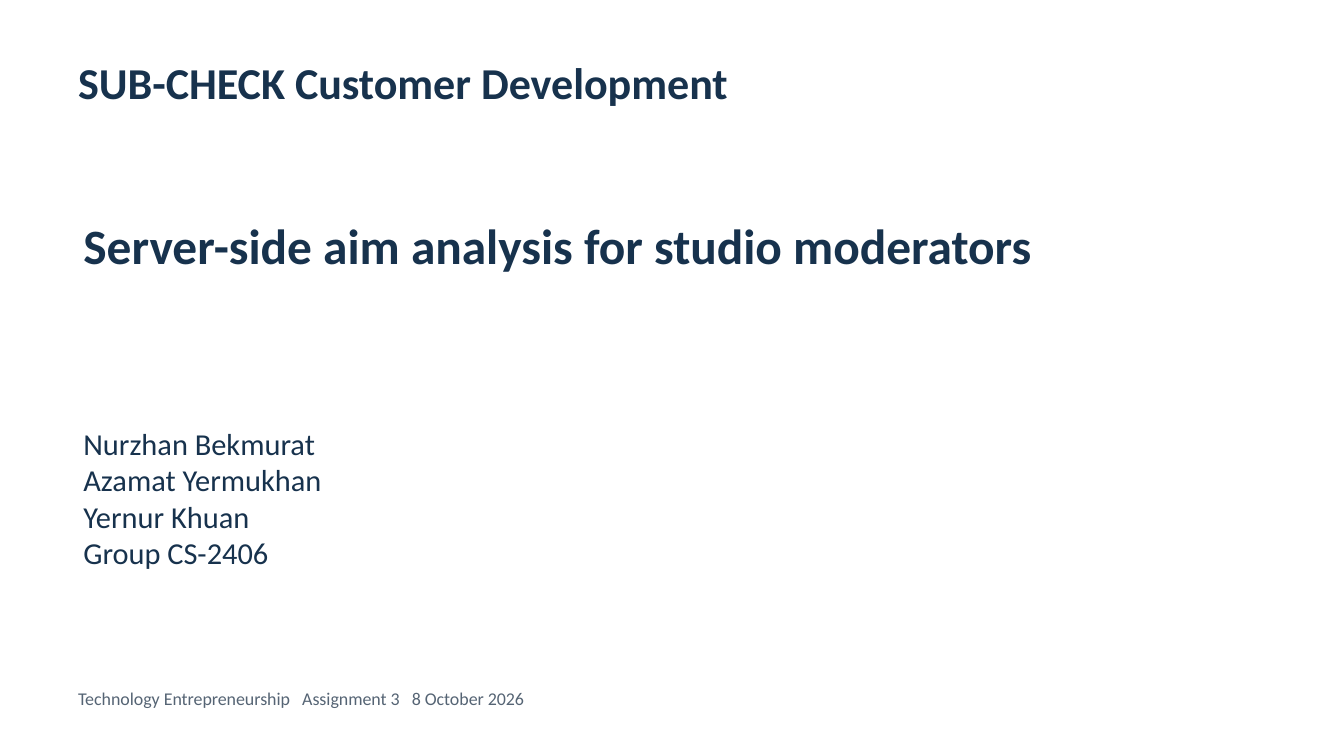
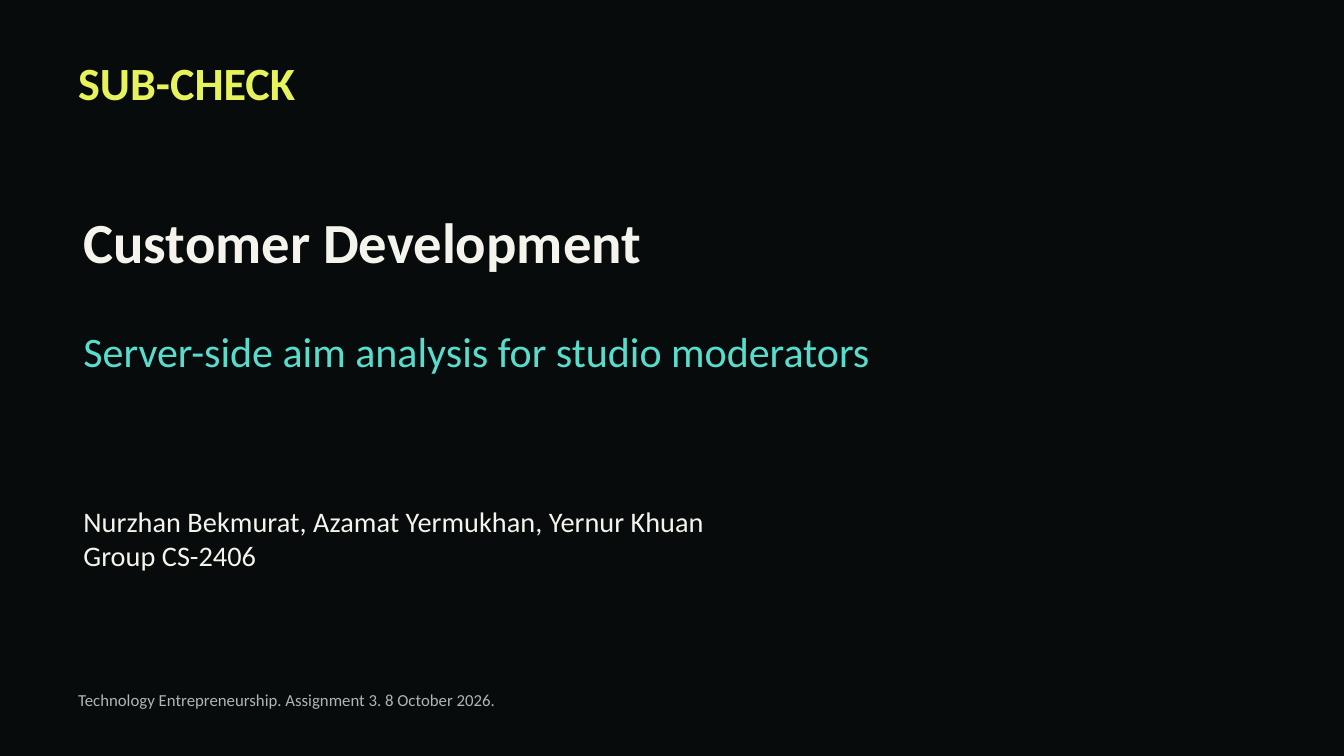
Before and after one commit to Scirtor/subcheck-anticheat, a slide deck: slide 1 of presentation/Assignment_3_Presentation.pptx. Drawn at 1344x756 pixels with LibreOffice and Linux fonts; fonts in the diff are those of the drawing. Boxes give left, top, right and bottom in pixels: in the first picture for what was removed or moved away, otherwise in the second. Text is boxed around its words. In the diff, an @@ line names an element or a change of style, - is before the commit and + after.

```diff
--- a/presentation/Assignment_3_Presentation.pptx
+++ b/presentation/Assignment_3_Presentation.pptx
@@ background #FFFFFF to #080B0C @@
@@ text at [78,69,295,101]: text changed; size 31.5 to 33 pt; text colour #17324D to #E7F35A @@
-SUB-CHECK Customer Development
+SUB-CHECK
@@ text added at [83,223,641,272], 40.5 pt, text #F4F4ED, bold @@
+Customer Development
@@ text "Server-side aim analysis for studio ...": place and size @@
-text "Server-side aim analysis for studio ..." at [83,229,1031,272]
+text "Server-side aim analysis for studio ..." at [83,338,869,374]
@@ text "Server-side aim analysis for studio ..." at [83,338,869,374]: size 35.2 to 30 pt, text colour #17324D to #58DDCD, bold off @@
@@ text "Nurzhan Bekmurat, Azamat Yermukhan, Yernur ...": place and size @@
-text "Nurzhan Bekmurat, Azamat Yermukhan, Yernur ..." at [83,434,322,569]
+text "Nurzhan Bekmurat, Azamat Yermukhan, Yernur ..." at [83,512,704,571]
@@ text at [83,512,704,536]: text changed; size 21.8 to 20.2 pt; text colour #17324D to #F4F4ED @@
-Nurzhan Bekmurat
-Azamat Yermukhan
-Yernur Khuan
+Nurzhan Bekmurat, Azamat Yermukhan, Yernur Khuan
@@ text at [83,547,256,571]: size 21.8 to 20.2 pt, text colour #17324D to #F4F4ED in "Group CS-2406" @@
@@ text at [78,694,495,709]: text changed; size 12.8 to 12 pt; text colour #556474 to #AEB6B4 @@
-Technology Entrepreneurship Assignment 3 8 October 2026
+Technology Entrepreneurship. Assignment 3. 8 October 2026.
```
Also in this commit, not shown: 6 other slides changed, 5 slides added, 5 slides removed, 11 other files.
